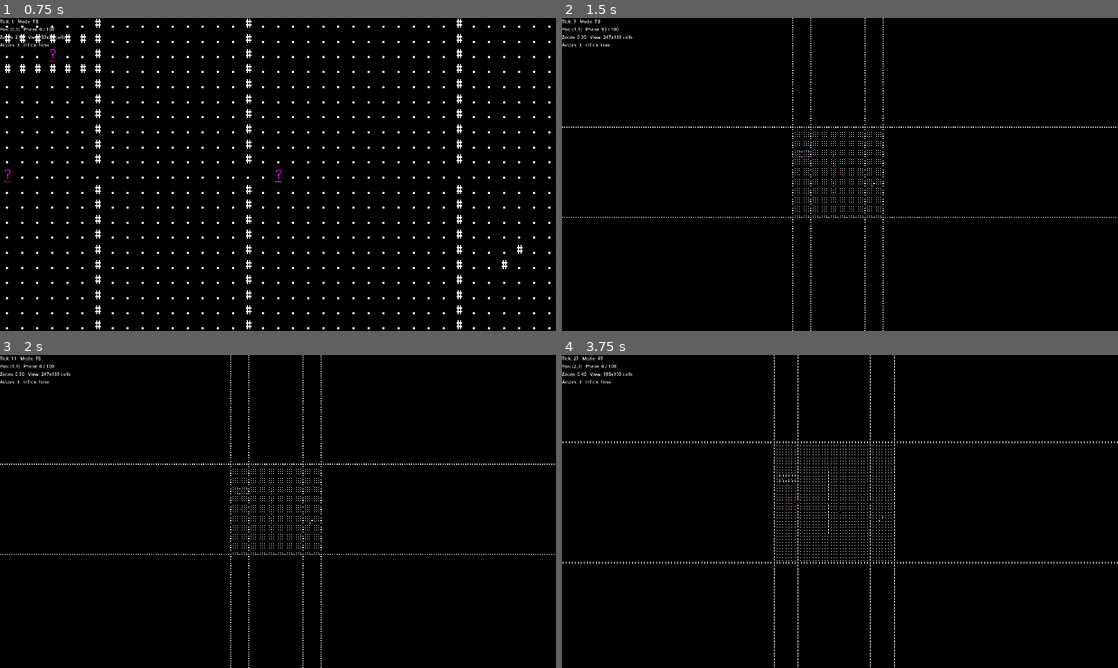
Above: before the commit, frames 1-4 (two rows, left to right).
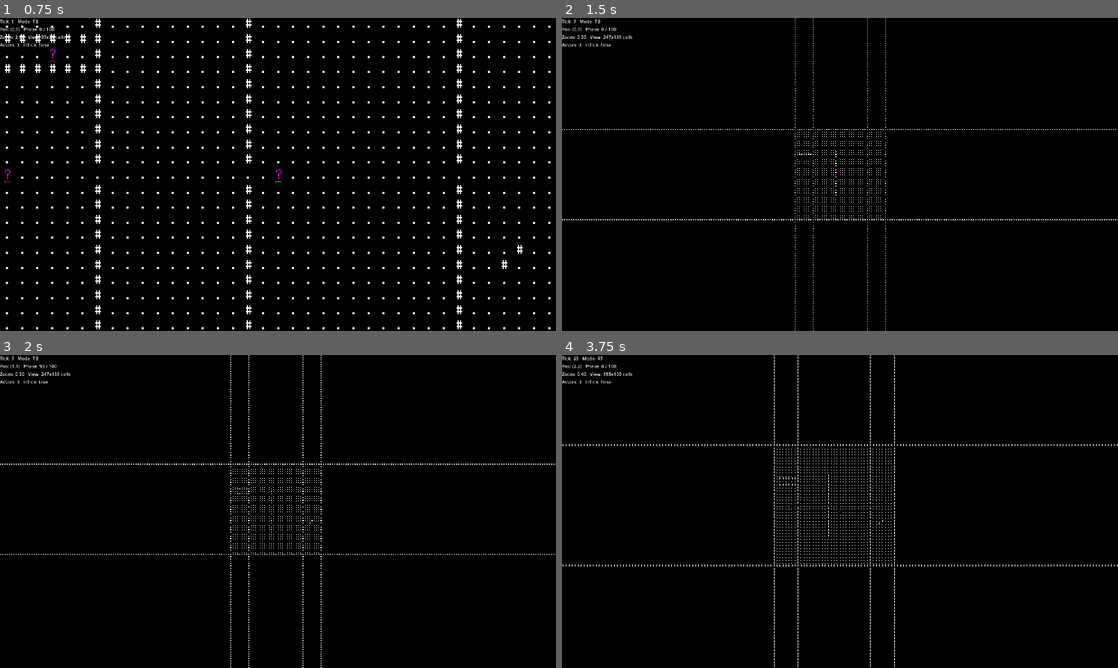
Above: after the commit, the same moments.

Repository: dumbmud/MUD
Game: Godot game, scene res://scenes/Game.tscn
Two runs of this game, one before a commit and one after it. Both use one fixed random seed, a clock stepped at 60 frames per second and the inputs below.
Inputs (mouse positions are in pixels of both pictures, inside the frame that each line leads up to):
- Up to frame 1 (0.75 s): tap Enter at 0.5 s; move the mouse to (400, 158) at 0.52 s; hold Keypad 3 (move_downright) from 0.53 s (still down); hold Keypad 5 (wait_5) from 0.53 s (still down)
- Up to frame 2 (1.5 s): tap S (gait_cycle, bound only after the commit) at 0.8, 1.35 s; tap Middle mouse button (zoom_reset) at 1.25 s; move the mouse to (728, 190) at 1.27 s; release Keypad 3 (move_downright) at 1.28 s; release Keypad 5 (wait_5) at 1.28 s; hold Keypad 2 (move_down) from 1.28 s (still down)
- Up to frame 3 (2 s): keep holding Keypad 2 (move_down); tap Keypad 5 (wait_5) at 1.55 s
- Up to frame 4 (3.75 s): tap Middle mouse button (zoom_reset) at 2, 2.75, 3.5 s; move the mouse to (895, 442) at 2.02 s; release Keypad 2 (move_down) at 2.03 s; hold Keypad 3 (move_downright) 2.03-2.78 s; hold Tab (time_mode_toggle) 2.03-2.78 s; tap S (gait_cycle, bound only after the commit) at 2.3 s; move the mouse to (812, 574) at 2.77 s; hold Keypad 8 (move_up) 2.78-3.53 s; tap Keypad 5 (wait_5) at 2.85 s; move the mouse to (1006, 558) at 3.52 s; hold Keypad 1 (move_downleft) from 3.53 s (still down); hold Mouse wheel up (zoom_in) from 3.53 s (still down)

Frame 1 is identical in both runs. In frame 2, 1.7% of the frame differs, in the area x 0-100%, y 0-100%; in frame 3, less than 0.1%; in frame 4, 1.0%.

Commit message:
added gait cycling

Diff:
--- a/autoloads/input_manager.gd
+++ b/autoloads/input_manager.gd
@@ -16,6 +16,7 @@
 
 var _mode_stack: Array[int] = [Mode.GAMEPLAY]
 var _player_controller: Variant = null   # expects push(Dictionary) and set_hold_sampler(Callable)
+var _desired_gait: int = 1  # 0..3
 
 # ─────────────────────────────────────────────────────────────────────────────
 # Public API
@@ -57,28 +58,28 @@
 
 	# Movement taps
 	if event.is_action_pressed("move_up"):
-		_player_controller.push({"verb": &"Move", "args": {"dir": Vector2i(0, -1)}})
+		_player_controller.push({"verb": &"Move", "args": {"dir": Vector2i(0,-1), "gait": _desired_gait}})
 		kicked = true
 	elif event.is_action_pressed("move_down"):
-		_player_controller.push({"verb": &"Move", "args": {"dir": Vector2i(0, 1)}})
+		_player_controller.push({"verb": &"Move", "args": {"dir": Vector2i(0, 1), "gait": _desired_gait}})
 		kicked = true
 	elif event.is_action_pressed("move_left"):
-		_player_controller.push({"verb": &"Move", "args": {"dir": Vector2i(-1, 0)}})
+		_player_controller.push({"verb": &"Move", "args": {"dir": Vector2i(-1, 0), "gait": _desired_gait}})
 		kicked = true
 	elif event.is_action_pressed("move_right"):
-		_player_controller.push({"verb": &"Move", "args": {"dir": Vector2i(1, 0)}})
+		_player_controller.push({"verb": &"Move", "args": {"dir": Vector2i(1, 0), "gait": _desired_gait}})
 		kicked = true
 	elif event.is_action_pressed("move_upleft"):
-		_player_controller.push({"verb": &"Move", "args": {"dir": Vector2i(-1, -1)}})
+		_player_controller.push({"verb": &"Move", "args": {"dir": Vector2i(-1, -1), "gait": _desired_gait}})
 		kicked = true
 	elif event.is_action_pressed("move_upright"):
-		_player_controller.push({"verb": &"Move", "args": {"dir": Vector2i(1, -1)}})
+		_player_controller.push({"verb": &"Move", "args": {"dir": Vector2i(1, -1), "gait": _desired_gait}})
 		kicked = true
 	elif event.is_action_pressed("move_downleft"):
-		_player_controller.push({"verb": &"Move", "args": {"dir": Vector2i(-1, 1)}})
+		_player_controller.push({"verb": &"Move", "args": {"dir": Vector2i(-1, 1), "gait": _desired_gait}})
 		kicked = true
 	elif event.is_action_pressed("move_downright"):
-		_player_controller.push({"verb": &"Move", "args": {"dir": Vector2i(1, 1)}})
+		_player_controller.push({"verb": &"Move", "args": {"dir": Vector2i(1, 1), "gait": _desired_gait}})
 		kicked = true
 
 	# Wait taps
@@ -87,6 +88,11 @@
 		kicked = true
 	if event.is_action_pressed("wait_5"):
 		_player_controller.push({"verb": &"Wait", "args": {"ticks": 5}})
+		kicked = true
+
+	# gait cycle
+	if event.is_action_pressed("gait_cycle"):
+		_desired_gait = (_desired_gait + 1) % 4
 		kicked = true
 
 	# In TB, kick one step per tap. In RT, GameLoop ignores kicks.
@@ -132,4 +138,7 @@
 	if Input.is_action_pressed("wait_5"):
 		out.append({"verb": &"Wait", "args": {"ticks": 5}})
 
+	if v != Vector2i.ZERO:
+		out.append({"verb": &"Move", "args": {"dir": v, "gait": _desired_gait}})
+
 	return out
--- a/controllers/ai_patrol_controller.gd
+++ b/controllers/ai_patrol_controller.gd
@@ -8,15 +8,18 @@
 ## - No mode checks; scheduler is pure and mode-agnostic.
 
 var _dir: Vector2i = Vector2i(1, 0)
+var _gait: int = 1  # walk by default
 
 func set_initial_dir(d: Vector2i) -> void:
 	_dir = Vector2i(clamp(d.x, -1, 1), clamp(d.y, -1, 1))
 
+func set_gait(g: int) -> void:
+	_gait = clampi(g, 0, 3)
+
 func dequeue(a: Actor, sim: SimManager) -> Variant:
-	var cmd := {"verb": &"Move", "args": {"dir": _dir}}
+	var cmd := {"verb": &"Move", "args": {"dir": _dir, "gait": _gait}}
 	var v := VerbRegistry.get_verb(&"Move")
 	if v != null and v.can_start(a, cmd["args"], sim):
 		return cmd
-	# Blocked: flip and yield this tick to avoid thrashing in rounds.
 	_dir = -_dir
 	return {"verb": &"Wait", "args": {"ticks": 0}}
--- a/core/support/physio.gd
+++ b/core/support/physio.gd
@@ -5,11 +5,24 @@
 ## Pure speed and stamina math.
 ## Units: meters (1 tile = 1.0 m; diagonal = √2), seconds.
 ## No references to world/UI/scheduler.
+## Locomotion is anatomy-derived.
+## - Sum of zone_effectors.locomotor vs a biped baseline (2.0).
+## - Diminishing returns above baseline.
+## - Asymmetry tax for L/R mismatch.
+## - Size slows linearly.
+## Drain scales with inverse capacity so missing limbs cost more stamina per sec.
 
 const GAIT_SNEAK := 0
 const GAIT_WALK  := 1
 const GAIT_JOG   := 2
 const GAIT_SPRINT:= 3
+
+# ── Locomotion coupling constants ────────────────────────────────────────────
+const LOC_BASELINE_SUM := 2.0      # two legs at 1.0 each
+const LOC_DIMINISH_GAIN := 0.6     # gain above baseline is softened
+const ASYM_K := 0.25               # strength of asymmetry penalty
+const ASYM_MIN := 0.70             # floor for asymmetry factor
+const EFFORT_MIN_CAP := 0.25       # avoid infinite effort when capacity≈0
 
 static func gait_base_speed(gait: int) -> float:
 	match gait:
@@ -19,18 +32,52 @@
 		GAIT_SPRINT: return 5.0
 		_:           return 2.0
 
-static func locomotor_multiplier(actor: Actor) -> float:
-	# Average locomotor effector across zones. Size_scale slows linearly.
+# ── Capacity helpers ─────────────────────────────────────────────────────────
+static func _sum_locomotor_all(actor: Actor) -> float:
 	var sum := 0.0
-	var n := 0
 	for z in actor.zone_effectors.keys():
 		var eff: Dictionary = actor.zone_effectors[z]
 		if eff.has(&"locomotor"):
 			sum += float(eff[&"locomotor"])
-			n += 1
-	var eff_avg := (sum / n) if n > 0 else 1.0
+	return sum
+
+static func _sum_locomotor_ids(actor: Actor, ids: Array) -> float:
+	var s := 0.0
+	for id in ids:
+		var eff: Dictionary = actor.zone_effectors.get(id, {})
+		if eff.has(&"locomotor"):
+			s += float(eff[&"locomotor"])
+	return s
+
+static func _asymmetry_factor(actor: Actor) -> float:
+	var left_ids: Array = actor.targeting_index.get(&"left_leg", [])
+	var right_ids: Array = actor.targeting_index.get(&"right_leg", [])
+	if left_ids.is_empty() and right_ids.is_empty():
+		return 1.0
+	var l := _sum_locomotor_ids(actor, left_ids)
+	var r := _sum_locomotor_ids(actor, right_ids)
+	var tot := l + r
+	if tot <= 0.0:
+		return ASYM_MIN
+	var imbalance : float = abs(l - r) / tot
+	return clamp(1.0 - ASYM_K * imbalance, ASYM_MIN, 1.0)
+
+# ── Speed multiplier (used by step_seconds) ──────────────────────────────────
+static func locomotor_multiplier(actor: Actor) -> float:
+	var cap := _sum_locomotor_all(actor)          # total locomotor capacity
+	var r := cap / LOC_BASELINE_SUM               # capacity vs biped baseline
+	var gain := r if r <= 1.0 else (1.0 + (r - 1.0) * LOC_DIMINISH_GAIN)
+	var asym := _asymmetry_factor(actor)
 	var size_slow : float = 1.0 / max(0.1, float(actor.size_scale))
-	return clamp(eff_avg * size_slow, 0.1, 10.0)
+	return clamp(gain * asym * size_slow, 0.1, 10.0)
+
+# ── Effort factor (used by stamina drain) ────────────────────────────────────
+static func locomotor_effort_factor(actor: Actor) -> float:
+	var cap : float = max(EFFORT_MIN_CAP, _sum_locomotor_all(actor))
+	var r := cap / LOC_BASELINE_SUM
+	var asym := _asymmetry_factor(actor)
+	# Less capacity or more asymmetry → more effort per second.
+	return clamp(1.0 / max(0.1, r * asym), 0.5, 4.0)
 
 static func step_distance_m(dir: Vector2i) -> float:
 	var d := dir
@@ -38,18 +85,25 @@
 	if d.y != 0: d.y = sign(d.y)
 	return 1.41421356237 if (abs(d.x) + abs(d.y) == 2) else 1.0
 
-static func step_seconds(actor: Actor, dir: Vector2i) -> float:
-	# Default gait = WALK until Actor.gait lands in a later commit.
+static func effective_gait(actor: Actor, gait_hint: int) -> int:
+	var g := gait_hint if gait_hint >= 0 else clampi(actor.gait, 0, 3)
+	if g == GAIT_SPRINT and actor.stamina < actor.sprint_gate:
+		g = GAIT_JOG
+	return g
+
+static func step_seconds(actor: Actor, dir: Vector2i, gait_hint: int = -1) -> float:
 	var meters := step_distance_m(dir)
-	var speed : float = max(0.01, gait_base_speed(GAIT_WALK) * locomotor_multiplier(actor))
+	var g := effective_gait(actor, gait_hint)
+	var speed : float = max(0.01, gait_base_speed(g) * locomotor_multiplier(actor))
 	return meters / speed
 
-# Placeholders for later commits (no state writes yet)
+# ── stamina (time-based) ─────────────────────────────────────────────────────
 const STAMINA_DRAIN_PER_SEC := 1.0
 const STAMINA_REGEN_PER_SEC := 0.5
 
-static func stamina_delta_on_move(_actor: Actor, seconds: float) -> float:
-	return -STAMINA_DRAIN_PER_SEC * max(0.0, seconds)
+static func stamina_delta_on_move(actor: Actor, seconds: float) -> float:
+	var effort := locomotor_effort_factor(actor)
+	return -STAMINA_DRAIN_PER_SEC * effort * max(0.0, seconds)
 
 static func stamina_delta_on_wait(_actor: Actor, seconds: float) -> float:
 	return  STAMINA_REGEN_PER_SEC * max(0.0, seconds)
--- a/core/verbs/move_verb.gd
+++ b/core/verbs/move_verb.gd
@@ -30,7 +30,8 @@
 
 func phase_cost(a: Actor, args: Dictionary, _sim: SimManager) -> int:
 	var d: Vector2i = args.get("dir", Vector2i.ZERO)
-	var seconds := Physio.step_seconds(a, d)
+	var g_hint := int(args.get("gait", -1))
+	var seconds := Physio.step_seconds(a, d, g_hint)
 	return max(1, int(round(seconds * 1000.0)))
 
 func apply(a: Actor, args: Dictionary, sim: SimManager) -> bool:
@@ -47,8 +48,8 @@
 	a.grid_pos = t
 
 	# Apply time-based stamina drain for movement.
-	var seconds := Physio.step_seconds(a, d)
+	var g_hint := int(args.get("gait", -1))
+	var seconds := Physio.step_seconds(a, d, g_hint)
 	var delta := Physio.stamina_delta_on_move(a, seconds)
 	a.stamina = clampf(a.stamina + delta, 0.0, a.stamina_max)
-
 	return true
--- a/project.godot
+++ b/project.godot
@@ -118,6 +118,11 @@
 "events": [Object(InputEventKey,"resource_local_to_scene":false,"resource_name":"","device":-1,"window_id":0,"alt_press …(196 unchanged characters)…
 ]
 }
+gait_cycle={
+"deadzone": 0.2,
+"events": [Object(InputEventKey,"resource_local_to_scene":false,"resource_name":"","device":-1,"window_id":0,"alt_pressed":false,"shift_pressed":false,"ctrl_pressed":false,"meta_pressed":false,"pressed":false,"keycode":0,"physical_keycode":83,"key_label":0,"unicode":115,"location":0,"echo":false,"script":null)
+]
+}
 
 [rendering]
 
